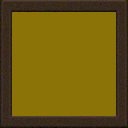
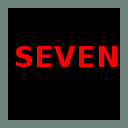
Before/after of a 128 x 128 layered artwork. What changed in the layer stack:
hid "Calque Copié" over left=0, top=0, right=128, bottom=128
added layer "FIVE#1" above "FIVE" over left=16, top=46, right=118, bottom=67
